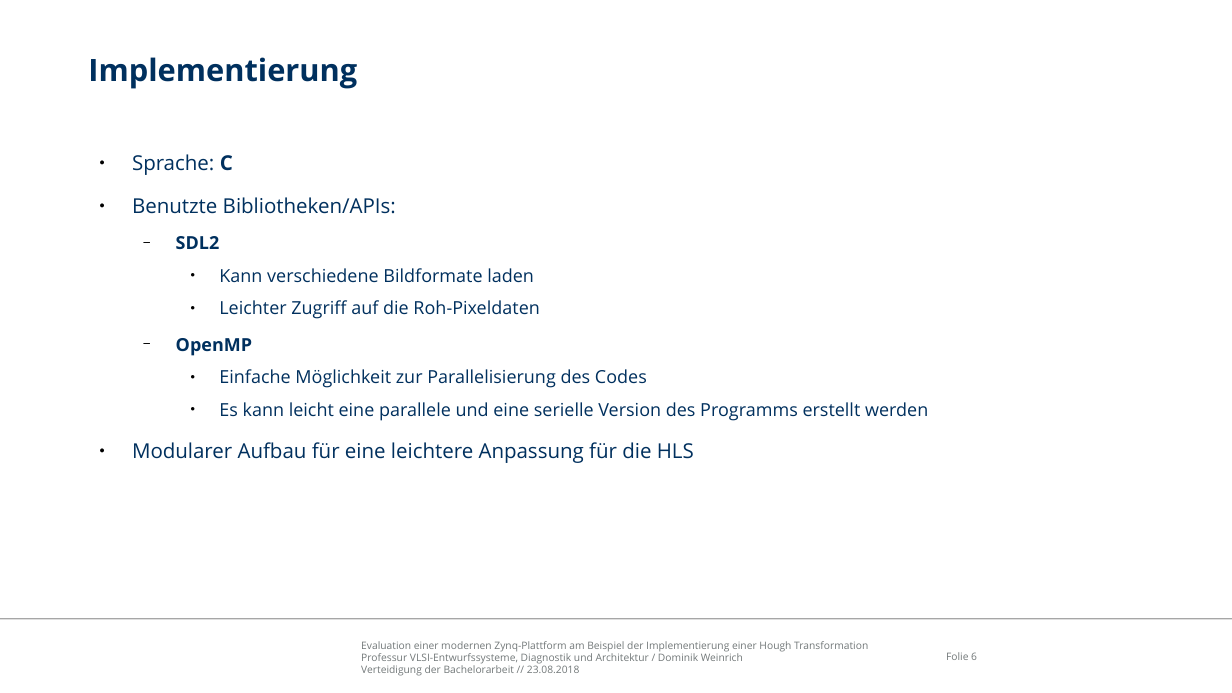
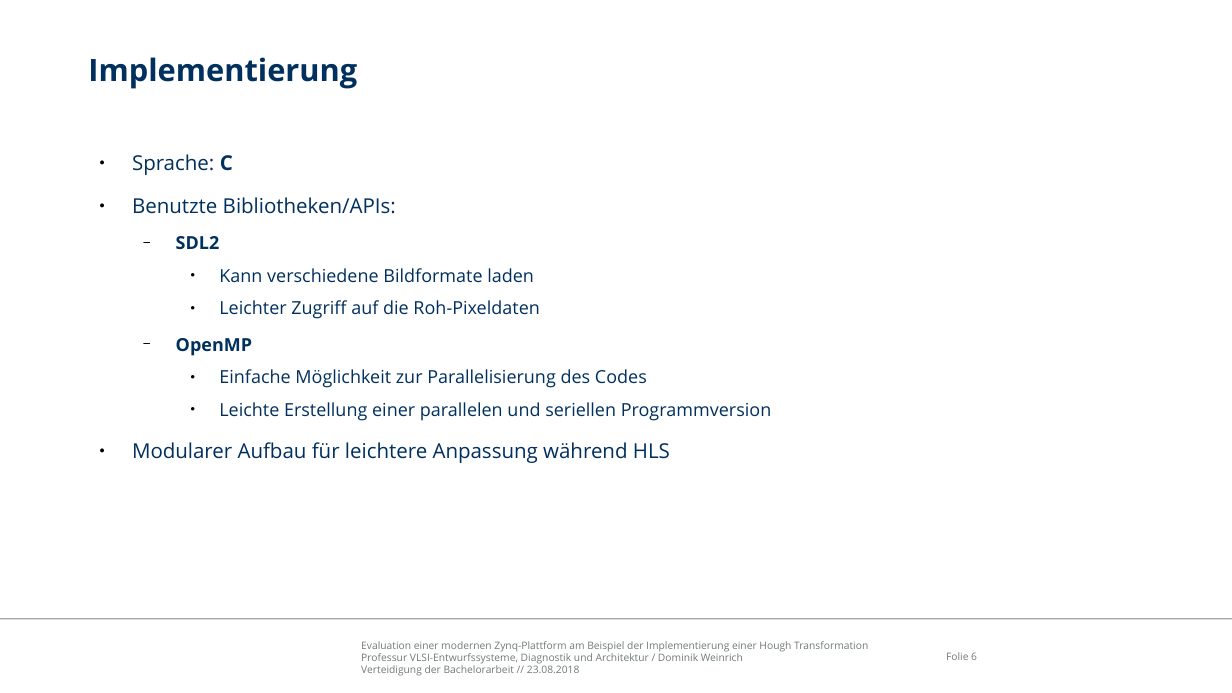
Before and after one commit to freeDom-/hough, a slide deck: slide 6 of Verteidigung/Verteidigung.odp. Drawn at 1232x693 pixels with LibreOffice and Linux fonts; fonts in the diff are those of the drawing; background and template pictures are left out. Boxes give left, top, right and bottom in pixels: in the first picture for what was removed or moved away, otherwise in the second. Text is boxed around its words. In the diff, an @@ line names an element or a change of style, - is before the commit and + after.

```diff
--- a/Verteidigung/Verteidigung.odp
+++ b/Verteidigung/Verteidigung.odp
@@ text at [132,402,771,463]: text changed @@
-    ● Es kann leicht eine parallele und eine serielle Version des Programms erstellt werden
-● Modularer Aufbau für eine leichtere Anpassung für die HLS
+    ● Leichte Erstellung einer parallelen und seriellen Programmversion
+● Modularer Aufbau für leichtere Anpassung während HLS
```
Also in this commit, not shown: 11 other slides changed, 1 slide added, 1 other file.
